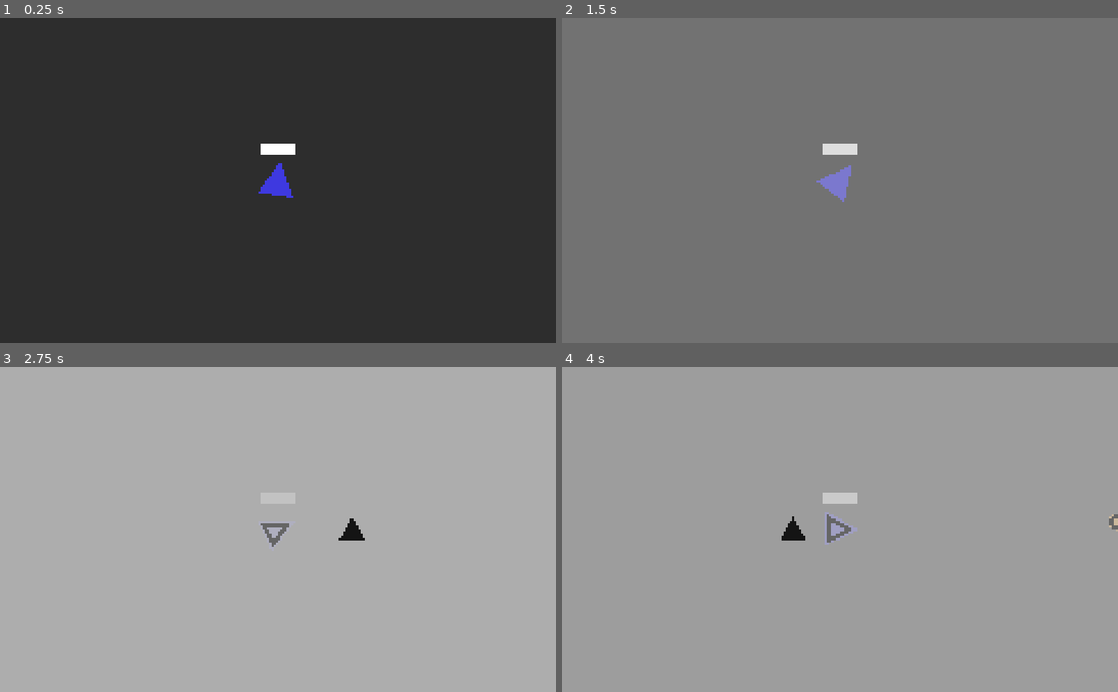
Above: before the commit, frames 1-4 (two rows, left to right).
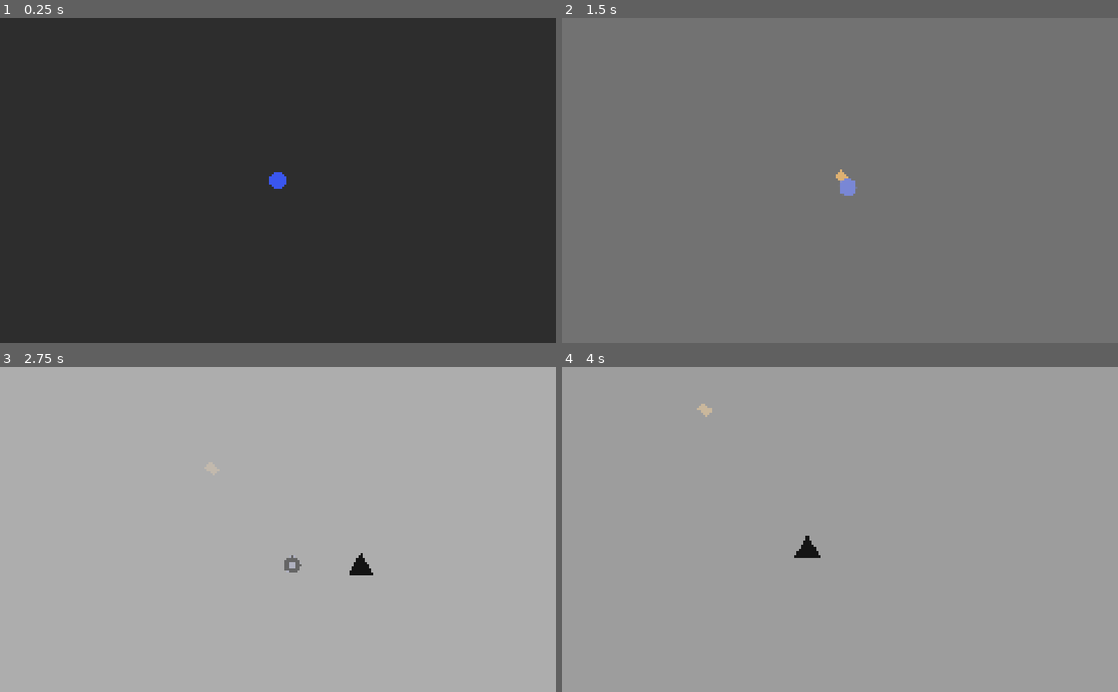
Above: after the commit, the same moments.

Repository: Hobbes02/InterstellarGameJam7
Game: Godot game, scene res://globals/main.tscn
The game is run twice, just before and just after one commit, with the same random seed, the same clock (stepped at 60 frames per second) and the same inputs.
Inputs (mouse positions are in pixels of both pictures, inside the frame that each line leads up to):
- Up to frame 1 (0.25 s): no input
- Up to frame 2 (1.5 s): move the mouse to (962, 164) at 0.52 s; hold D (right) 0.53-1.28 s; hold Space (elevate) 0.53-1.28 s; click (962, 164) at 0.8 s; move the mouse to (728, 196) at 1.27 s; hold S (down) from 1.28 s (still down); click (728, 196) at 1.35 s
- Up to frame 3 (2.75 s): tap Space (elevate) at 1.55 s; move the mouse to (333, 458) at 2.02 s; release S (down) at 2.03 s; hold D (right) from 2.03 s (still down); hold Space (elevate) from 2.03 s (still down); click (333, 458) at 2.3 s
- Up to frame 4 (4 s): move the mouse to (812, 594) at 2.77 s; release D (right) at 2.78 s; release Space (elevate) at 2.78 s; hold W (up) 2.78-3.53 s; click (812, 594) at 2.85 s; tap Space (elevate) at 3.05 s; move the mouse to (1006, 578) at 3.52 s; hold A (left) from 3.53 s (still down); hold Space (elevate) from 3.53 s (still down); click (1006, 578) at 3.8 s

The runs differ from the first frame. In frame 1, 0.6% of the frame differs, in the area x 46-54%, y 38-56%; in frame 2, 0.6%; in frame 3, 0.6%; in frame 4, 1.0%, in the area x 24-100%, y 11-59%.
Error after the commit: Invalid set index 'is_player_controlling' (on base: 'previously freed instance') with value of type 'bool'. (res://scenes/game.gd:45)

Commit message:
added shooting

Diff:
--- /dev/null
+++ b/objects/bullet.gd
@@ -0,0 +1,31 @@
+extends KinematicBody2D
+
+var bullet_speed: int = 100
+
+var velocity: Vector2
+
+
+func _ready() -> void:
+	set_physics_process(false)
+
+
+func shoot(speed: int, target: Vector2, mask: int, color: Color = Color(1, 0.658824, 0.172549)) -> void:
+	$Area2D.collision_mask = mask
+	$Area2D.collision_layer = mask
+	$Polygon2D.color = color
+	look_at(target)
+	bullet_speed = speed
+	set_physics_process(true)
+
+
+func _physics_process(delta: float) -> void:
+	velocity = Vector2(bullet_speed, 0).rotated(rotation)
+
+	move_and_slide(velocity * Globals.speed_scale)
+
+
+func _on_Area2D_body_entered(body: Node) -> void:
+	if body.has_method("take_damage"):
+		body.take_damage()
+
+	queue_free()
--- /dev/null
+++ b/objects/bullet.tscn
@@ -0,0 +1,33 @@
+[gd_scene load_steps=4 format=2]
+
+[ext_resource path="res://objects/bullet.gd" type="Script" id=1]
+
+[sub_resource type="RectangleShape2D" id=1]
+extents = Vector2( 2, 3 )
+
+[sub_resource type="RectangleShape2D" id=2]
+extents = Vector2( 1.5, 2 )
+
+[node name="bullet" type="KinematicBody2D"]
+collision_layer = 0
+collision_mask = 0
+script = ExtResource( 1 )
+
+[node name="Polygon2D" type="Polygon2D" parent="."]
+rotation = 1.5708
+color = Color( 1, 0.658824, 0.172549, 1 )
+polygon = PoolVector2Array( -2, -3, -2, 3, 2, 3, 2, -3 )
+
+[node name="CollisionShape2D" type="CollisionShape2D" parent="."]
+rotation = 1.5708
+shape = SubResource( 1 )
+
+[node name="Area2D" type="Area2D" parent="."]
+collision_layer = 8
+collision_mask = 8
+
+[node name="CollisionShape2D" type="CollisionShape2D" parent="Area2D"]
+position = Vector2( 1.5, 0 )
+shape = SubResource( 2 )
+
+[connection signal="body_entered" from="Area2D" to="." method="_on_Area2D_body_entered"]
--- a/objects/enemy.gd
+++ b/objects/enemy.gd
@@ -1,3 +1,4 @@
+class_name Enemy
 extends KinematicBody2D
 
 enum ENEMY_TYPES {
@@ -6,9 +7,19 @@
 	DRUNK,
 }
 
+signal shoot_bullet(from, speed, target, mask)
+signal player_die(node)
+
 var velocity: Vector2
-var ai_speed: int = 8
+
+var ai_speed: int = 6
 var player_speed: int = 40
+
+var bullet_speed: int = 60
+var bullets_per_mag: int = 5
+var reload_time: float = 1.4
+
+var bullets_left_in_mag: int = bullets_per_mag
 
 var target: Node = null
 var is_player_controlling: bool = false
@@ -17,10 +28,13 @@
 
 onready var line_2d: Line2D
 onready var selected: Sprite = $selected
+onready var rng = RandomNumberGenerator.new()
+onready var reloadtimer: Timer = $reloadtimer
+onready var reloadindicator: ProgressBar = $reloadindicator
+onready var enemyshoottimer: Timer = $enemyshoottimer
 
 
 func _ready() -> void:
-	var rng = RandomNumberGenerator.new()
 	rng.randomize()
 	enemy_type = rng.randi_range(0, 2)
 
@@ -28,12 +42,30 @@
 		ENEMY_TYPES.BASIC:
 			$basic.show()
 			line_2d = $basic/Line2D
+			ai_speed = 10
+			bullet_speed = 60
+			bullets_per_mag = 4
+			reload_time = 1.4
 		ENEMY_TYPES.SHOOTER:
 			$shooter.show()
 			line_2d = $shooter/Line2D
+			ai_speed = 6
+			bullet_speed = 80
+			bullets_per_mag = 9
+			reload_time = 0.5
 		ENEMY_TYPES.DRUNK:
 			$drunk.show()
 			line_2d = $drunk/Line2D
+			ai_speed = 8
+			bullet_speed = 55
+			bullets_per_mag = 6
+			reload_time = 1.0
+
+	player_speed = ai_speed * 4.5
+	bullets_left_in_mag = bullets_per_mag
+	reloadtimer.wait_time = reload_time
+
+	enemyshoottimer.wait_time = reload_time * 2
 
 
 func _physics_process(delta: float) -> void:
@@ -42,7 +74,16 @@
 	else:
 		line_2d.hide()
 
+	reloadindicator.rect_rotation = -90 - rotation_degrees
+
+	if reloadtimer.time_left > 0.05:
+		reloadindicator.value = 100 / (reloadtimer.wait_time / reloadtimer.time_left)
+	else:
+		reloadindicator.hide()
+
 	if is_player_controlling and !Globals.elevated:
+		collision_layer = 3
+		collision_mask = 17
 		var input_vector: Vector2
 		input_vector.x = Input.get_action_strength("right") - Input.get_action_strength("left")
 		input_vector.y = Input.get_action_strength("down") - Input.get_action_strength("up")
@@ -51,7 +92,26 @@
 		else:
 			velocity = input_vector.normalized() * player_speed
 		look_at(SceneManager.mouse_position)
+
+		if Input.is_action_just_pressed("shoot"):
+			if bullets_left_in_mag <= 0:
+				if reloadtimer.is_stopped():
+					reloadtimer.start()
+					reloadindicator.show()
+			else:
+				var bullet_target: Vector2 = SceneManager.mouse_position
+				if enemy_type == ENEMY_TYPES.DRUNK:
+					bullet_target = Vector2(rng.randi_range(0, 256), rng.randi_range(0, 150))
+				if enemy_type == ENEMY_TYPES.SHOOTER:
+					for i in [bullet_target, bullet_target + Vector2(40, 40), bullet_target - Vector2(40, 40)]:
+						emit_signal("shoot_bullet", global_position, bullet_speed, i, 8, Color(1, 0.658824, 0.172549))
+					bullets_left_in_mag -= 3
+				else:
+					emit_signal("shoot_bullet", global_position, bullet_speed, bullet_target, 8, Color(1, 0.658824, 0.172549))
+					bullets_left_in_mag -= 1
 	else:
+		collision_layer = 1
+		collision_mask = 11
 		if target != null and target.is_inside_tree():
 			velocity = global_position.direction_to(target.global_position) * ai_speed
 			look_at(target.global_position)
@@ -59,3 +119,32 @@
 			velocity = lerp(velocity, Vector2.ZERO, 0.2)
 
 	move_and_slide(velocity * Globals.speed_scale)
+
+
+func take_damage() -> void:
+	if !is_player_controlling:
+		queue_free()
+	else:
+		emit_signal("player_die", self)
+
+
+func _on_reloadtimer_timeout() -> void:
+	bullets_left_in_mag = bullets_per_mag
+
+
+func _on_enemyshoottimer_timeout() -> void:
+	enemyshoottimer.start()
+	if is_player_controlling or Globals.elevated:
+		return
+	var bullet_target: Vector2
+	match enemy_type:
+		ENEMY_TYPES.BASIC:
+			bullet_target = target.global_position + Vector2(rng.randi_range(-20, 20), rng.randi_range(-20, 20))
+			emit_signal("shoot_bullet", global_position, bullet_speed, bullet_target, 16, Color(0.988235, 0.27451, 0.27451))
+		ENEMY_TYPES.DRUNK:
+			bullet_target = Vector2(rng.randi_range(0, 256), rng.randi_range(0, 150))
+			emit_signal("shoot_bullet", global_position, bullet_speed, bullet_target, 16, Color(0.988235, 0.27451, 0.27451))
+		ENEMY_TYPES.SHOOTER:
+			bullet_target = target.global_position + Vector2(rng.randi_range(-20, 20), rng.randi_range(-20, 20))
+			for i in [bullet_target, bullet_target + Vector2(40, 40), bullet_target - Vector2(40, 40)]:
+				emit_signal("shoot_bullet", global_position, bullet_speed, i, 16, Color(0.988235, 0.27451, 0.27451))
--- a/objects/enemy.tscn
+++ b/objects/enemy.tscn
@@ -7,9 +7,13 @@
 [sub_resource type="RectangleShape2D" id=5]
 extents = Vector2( 4, 4 )
 
+[sub_resource type="StyleBoxFlat" id=6]
+bg_color = Color( 1, 1, 1, 1 )
+
+[sub_resource type="StyleBoxEmpty" id=7]
+
 [node name="enemy" type="KinematicBody2D"]
-collision_layer = 3
-collision_mask = 3
+collision_mask = 11
 script = ExtResource( 1 )
 
 [node name="CollisionShape2D" type="CollisionShape2D" parent="."]
@@ -20,7 +24,7 @@
 
 [node name="Polygon2D" type="Polygon2D" parent="basic"]
 position = Vector2( 4, 4 )
-color = Color( 0.988235, 0.27451, 0.27451, 1 )
+color = Color( 0.486275, 1, 0.196078, 1 )
 polygon = PoolVector2Array( -8, -8, 0, -8, 0, 0, -8, 0 )
 
 [node name="Line2D" type="Line2D" parent="basic"]
@@ -49,7 +53,7 @@
 visible = false
 
 [node name="circle" type="Sprite" parent="drunk"]
-modulate = Color( 1, 0.658824, 0.172549, 1 )
+modulate = Color( 0.227451, 0.337255, 0.933333, 1 )
 position = Vector2( -5.96046e-08, 4.47035e-08 )
 scale = Vector2( 0.125, 0.125 )
 texture = ExtResource( 2 )
@@ -68,3 +72,25 @@
 scale = Vector2( 0.367188, 0.367188 )
 z_index = 16
 texture = ExtResource( 3 )
+
+[node name="enemyshoottimer" type="Timer" parent="."]
+one_shot = true
+autostart = true
+
+[node name="reloadtimer" type="Timer" parent="."]
+one_shot = true
+
+[node name="reloadindicator" type="ProgressBar" parent="."]
+visible = false
+margin_left = 5.0
+margin_top = 4.0
+margin_right = 13.0
+margin_bottom = 7.0
+rect_rotation = -90.0
+custom_styles/fg = SubResource( 6 )
+custom_styles/bg = SubResource( 7 )
+value = 100.0
+percent_visible = false
+
+[connection signal="timeout" from="enemyshoottimer" to="." method="_on_enemyshoottimer_timeout"]
+[connection signal="timeout" from="reloadtimer" to="." method="_on_reloadtimer_timeout"]
--- /dev/null
+++ b/objects/gun.gd
@@ -0,0 +1,14 @@
+extends Node2D
+
+const BULLET = preload("res://objects/bullet.tscn")
+
+
+export(int) var bullet_amount = 1
+export(int) var bullet_spread_degrees = 0
+
+export(int) var bullet_speed = 100
+
+export(bool) var random_fire = false
+
+export(int) var bullets_per_mag = 5
+export(float) var reload_time = 1.4
--- /dev/null
+++ b/objects/gun.tscn
@@ -0,0 +1,6 @@
+[gd_scene load_steps=2 format=2]
+
+[ext_resource path="res://objects/gun.gd" type="Script" id=1]
+
+[node name="gun" type="Node2D"]
+script = ExtResource( 1 )
--- a/objects/player.gd
+++ b/objects/player.gd
@@ -8,19 +8,23 @@
 
 export(NodePath) var _current_possessing_node
 
-onready var current_possessing_node: Node = get_node(_current_possessing_node)
+onready var current_possessing_node: Node = get_node_or_null(_current_possessing_node)
 onready var area: Area2D = $Area2D
 
 
 func _physics_process(_delta: float) -> void:
 	if current_hovering_enemy != null:
-		current_hovering_enemy.selected.show()
+		current_hovering_enemy.selected.visible = Globals.elevated
 
 	if !Globals.elevated:
+		collision_layer = 0
+		collision_mask = 0
 		hide()
-		if current_possessing_node.is_inside_tree():
+		if current_possessing_node != null and current_possessing_node.is_inside_tree():
 			global_position = current_possessing_node.global_position
 		return
+	collision_layer = 4
+	collision_mask = 4
 	show()
 
 	var input_vector: Vector2 = Vector2.ZERO
@@ -47,4 +51,5 @@
 
 func _on_Area2D_body_exited(body: Node) -> void:
 	current_hovering_enemy = null
-	body.selected.hide()
+	if body is Enemy:
+		body.selected.hide()
--- a/objects/player.tscn
+++ b/objects/player.tscn
@@ -4,8 +4,8 @@
 
 [node name="player" type="KinematicBody2D"]
 z_index = 10
-collision_layer = 0
-collision_mask = 0
+collision_layer = 4
+collision_mask = 4
 script = ExtResource( 1 )
 
 [node name="CollisionPolygon2D" type="CollisionPolygon2D" parent="."]
--- a/project.godot
+++ b/project.godot
@@ -7,6 +7,16 @@
 ;   param=value ; assign values to parameters
 
 config_version=4
+
+_global_script_classes=[ {
+"base": "KinematicBody2D",
+"class": "Enemy",
+"language": "GDScript",
+"path": "res://objects/enemy.gd"
+} ]
+_global_script_class_icons={
+"Enemy": ""
+}
 
 [application]
 
@@ -83,6 +93,19 @@
 "events": [ Object(InputEventKey,"resource_local_to_scene":false,"resource_name":"","device":0,"alt":false,"shift":false,"control":false,"meta":false,"command":false,"pressed":false,"scancode":32,"physical_scancode":0,"unicode":0,"echo":false,"script":null)
  ]
 }
+shoot={
+"deadzone": 0.5,
+"events": [ Object(InputEventMouseButton,"resource_local_to_scene":false,"resource_name":"","device":-1,"alt":false,"shift":false,"control":false,"meta":false,"command":false,"button_mask":0,"position":Vector2( 0, 0 ),"global_position":Vector2( 0, 0 ),"factor":1.0,"button_index":1,"pressed":false,"doubleclick":false,"script":null)
+ ]
+}
+
+[layer_names]
+
+2d_physics/layer_1="enemies"
+2d_physics/layer_2="player-controlled enemy"
+2d_physics/layer_3="player"
+2d_physics/layer_4="player-shot bullets"
+2d_physics/layer_5="enemy-shot bullets"
 
 [physics]
 
--- a/scenes/game.gd
+++ b/scenes/game.gd
@@ -1,17 +1,17 @@
 extends Node2D
 
 const ENEMY = preload("res://objects/enemy.tscn")
+const BULLET = preload("res://objects/bullet.tscn")
 
-var enemy_spawn_rate: int = 20
+var enemy_spawn_rate: int = 10
 
-onready var enemy_target: Node = $base
 onready var enemies: Node2D = $enemies
-onready var animation_player: AnimationPlayer = $AnimationPlayer
+onready var bullets: Node2D = $bullets
+onready var background: ColorRect = $background
 onready var enemyspawntimer: Timer = $enemyspawntimer
-onready var base_outline: Line2D = $base/Line2D
 onready var overlay: ColorRect = $overlay
-onready var basehealth: ProgressBar = $basehealth
 onready var player: KinematicBody2D = $player
+onready var enemy_target: Node = player
 
 onready var rng = RandomNumberGenerator.new()
 
@@ -22,14 +22,12 @@
 	enemyspawntimer.start()
 	spawn_enemy()
 
+	if player.current_possessing_node != null:
+		player.current_possessing_node.is_player_controlling = true
+		player.current_possessing_node.target = enemy_target
+
 
 func _process(_delta: float) -> void:
-	animation_player.playback_speed = Globals.speed_scale
-	if Globals.elevated:
-		base_outline.show()
-	else:
-		base_outline.hide()
-
 	if Input.is_action_just_pressed("elevate"):
 		Globals.elevated = true
 		enemyspawntimer.paused = true
@@ -39,10 +37,12 @@
 		Globals.elevated = false
 		enemyspawntimer.paused = false
 		for e in enemies.get_children():
-			e.is_player_controlling = false
+				e.is_player_controlling = false
 		if player.current_hovering_enemy != null:
 			player.current_hovering_enemy.is_player_controlling = true
 			player.current_possessing_node = player.current_hovering_enemy
+		else:
+			player.current_possessing_node.is_player_controlling = true
 
 
 	if Input.is_action_pressed("elevate"):
@@ -51,6 +51,23 @@
 	else:
 		overlay.modulate.a = lerp(overlay.modulate.a, 0.0, 0.05)
 		Globals.speed_scale = lerp(Globals.speed_scale, 1.0, 0.05)
+
+
+func _on_shoot_bullet(from: Vector2, speed: int, target: Vector2, collision_mask: int, color: Color = Color(1, 0.658824, 0.172549)) -> void:
+	var b = BULLET.instance()
+	b.global_position = from
+	bullets.add_child(b)
+	b.shoot(speed, target, collision_mask, color)
+
+
+func _on_player_die(node: Node) -> void:
+	player.current_possessing_node = null
+	node.queue_free()
+	enemyspawntimer.stop()
+	for e in enemies.get_children():
+		e.queue_free()
+	for b in bullets.get_children():
+		b.queue_free()
 
 
 func spawn_enemy() -> void:
@@ -67,6 +84,8 @@
 			spawn_location = Vector2(rng.randi_range(-5, 262), 155)
 
 	var enemy = ENEMY.instance()
+	enemy.connect("shoot_bullet", self, "_on_shoot_bullet")
+	enemy.connect("player_die", self, "_on_player_die")
 	enemies.add_child(enemy)
 	enemy.global_position = spawn_location
 	enemy.target = enemy_target
--- a/scenes/game.tscn
+++ b/scenes/game.tscn
@@ -1,51 +1,15 @@
-[gd_scene load_steps=8 format=2]
+[gd_scene load_steps=7 format=2]
 
 [ext_resource path="res://scenes/scene.tscn" type="PackedScene" id=1]
 [ext_resource path="res://scenes/game.gd" type="Script" id=2]
 [ext_resource path="res://objects/player.tscn" type="PackedScene" id=3]
+[ext_resource path="res://objects/enemy.tscn" type="PackedScene" id=4]
 
-[sub_resource type="StyleBoxFlat" id=3]
-bg_color = Color( 1, 1, 1, 1 )
+[sub_resource type="RectangleShape2D" id=1]
+extents = Vector2( 10, 93.5 )
 
-[sub_resource type="StyleBoxFlat" id=4]
-bg_color = Color( 0.501961, 0.501961, 0.501961, 0 )
-border_width_left = 1
-border_width_top = 1
-border_width_right = 1
-border_width_bottom = 1
-border_color = Color( 1, 1, 1, 1 )
-
-[sub_resource type="Animation" id=2]
-length = 0.001
-tracks/0/type = "value"
-tracks/0/path = NodePath("base:rotation_degrees")
-tracks/0/interp = 1
-tracks/0/loop_wrap = true
-tracks/0/imported = false
-tracks/0/enabled = true
-tracks/0/keys = {
-"times": PoolRealArray( 0 ),
-"transitions": PoolRealArray( 1 ),
-"update": 0,
-"values": [ 0.0 ]
-}
-
-[sub_resource type="Animation" id=1]
-resource_name = "animations"
-length = 10.0
-loop = true
-tracks/0/type = "value"
-tracks/0/path = NodePath("base:rotation_degrees")
-tracks/0/interp = 1
-tracks/0/loop_wrap = true
-tracks/0/imported = false
-tracks/0/enabled = true
-tracks/0/keys = {
-"times": PoolRealArray( 0, 10 ),
-"transitions": PoolRealArray( 1, 1 ),
-"update": 0,
-"values": [ 0.0, 360.0 ]
-}
+[sub_resource type="RectangleShape2D" id=2]
+extents = Vector2( 148, 9.75 )
 
 [node name="game" instance=ExtResource( 1 )]
 script = ExtResource( 2 )
@@ -57,51 +21,53 @@
 margin_bottom = 168.0
 color = Color( 0.176471, 0.176471, 0.176471, 1 )
 
-[node name="basehealth" type="ProgressBar" parent="." index="1"]
-margin_left = 120.0
-margin_top = 58.0
-margin_right = 136.0
-margin_bottom = 63.0
-custom_styles/fg = SubResource( 3 )
-custom_styles/bg = SubResource( 4 )
-value = 100.0
-percent_visible = false
+[node name="bullets" type="Node2D" parent="." index="1"]
 
-[node name="base" type="Polygon2D" parent="." index="2"]
+[node name="enemies" type="Node2D" parent="." index="2"]
+
+[node name="enemy" parent="enemies" index="0" instance=ExtResource( 4 )]
 position = Vector2( 128, 75 )
-scale = Vector2( 0.461538, 0.461538 )
-color = Color( 0.243137, 0.223529, 0.878431, 1 )
-offset = Vector2( -0.333313, 4.00003 )
-polygon = PoolVector2Array( 0, -23.8333, -17.3333, 10.8334, 17.3333, 10.8334 )
 
-[node name="Line2D" type="Line2D" parent="base" index="0"]
-visible = false
-z_index = 5
-points = PoolVector2Array( 0, -10.8333, -10.8333, 10.8334, 10.8333, 10.8334, 0, -10.8333 )
-width = 4.0
-default_color = Color( 0.396078, 0.396078, 0.396078, 1 )
-
-[node name="enemies" type="Node2D" parent="." index="3"]
-
-[node name="enemyspawntimer" type="Timer" parent="." index="4"]
+[node name="enemyspawntimer" type="Timer" parent="." index="3"]
 wait_time = 60.0
 
-[node name="AnimationPlayer" type="AnimationPlayer" parent="." index="7"]
-autoplay = "animations"
-anims/RESET = SubResource( 2 )
-anims/animations = SubResource( 1 )
+[node name="StaticBody2D" type="StaticBody2D" parent="." index="6"]
+collision_layer = 30
+collision_mask = 30
 
-[node name="overlay" type="ColorRect" parent="." index="8"]
+[node name="CollisionShape2D" type="CollisionShape2D" parent="StaticBody2D" index="0"]
+position = Vector2( -10, 74 )
+shape = SubResource( 1 )
+
+[node name="CollisionShape2D2" type="CollisionShape2D" parent="StaticBody2D" index="1"]
+position = Vector2( 266, 74.5 )
+shape = SubResource( 1 )
+
+[node name="CollisionShape2D3" type="CollisionShape2D" parent="StaticBody2D" index="2"]
+position = Vector2( 128, -9.75 )
+shape = SubResource( 2 )
+
+[node name="CollisionShape2D4" type="CollisionShape2D" parent="StaticBody2D" index="3"]
+position = Vector2( 128, 159 )
+shape = SubResource( 2 )
+
+[node name="overlay" type="ColorRect" parent="." index="7"]
 modulate = Color( 1, 1, 1, 0 )
-margin_left = -29.0
+margin_left = -20.0
 margin_top = -19.0
-margin_right = 267.0
+margin_right = 276.0
 margin_bottom = 168.0
 mouse_filter = 2
 color = Color( 0.733333, 0.733333, 0.733333, 1 )
 
-[node name="player" parent="." index="9" instance=ExtResource( 3 )]
+[node name="player" parent="." index="8" instance=ExtResource( 3 )]
 position = Vector2( 128, 75 )
-_current_possessing_node = NodePath("../base")
+_current_possessing_node = NodePath("../enemies/enemy")
 
+[node name="Label" type="Label" parent="." index="9"]
+margin_right = 40.0
+margin_bottom = 14.0
+
+[connection signal="player_die" from="enemies/enemy" to="." method="_on_player_die"]
+[connection signal="shoot_bullet" from="enemies/enemy" to="." method="_on_shoot_bullet"]
 [connection signal="timeout" from="enemyspawntimer" to="." method="_on_enemyspawntimer_timeout"]
Binary file added: assets/fonts/8bit_wonder/8-BIT WONDER.TTF
Not shown, added: assets/fonts/8bit_wonder/8-BIT WONDER.TXT
Not shown, added: assets/fonts/8bit_wonder/README.TXT
Binary file added: assets/fonts/Early GameBoy.ttf
Binary file added: assets/fonts/alagard.ttf
Binary file added: assets/fonts/joystix/joystix monospace.otf
Binary file added: assets/fonts/rainyhearts.ttf
Not shown, added: assets/fonts/reppixel/readme.txt
Binary file added: assets/fonts/reppixel/reppixel.ttf
Binary file added: assets/fonts/upheaval/Upheaval.fon
Not shown, added: assets/fonts/upheaval/upheaval.txt
Binary file added: assets/fonts/upheaval/upheavtt.ttf
(and 6 more such lines)
